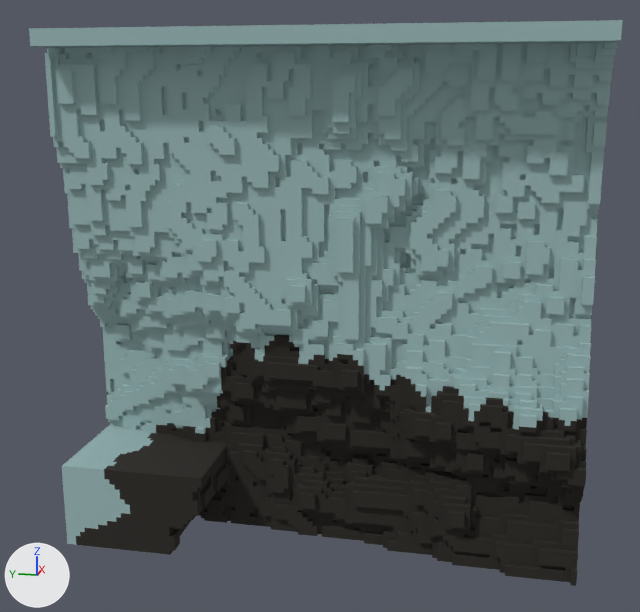
An edit to the OBJ model Assets/voxmod/Aether/TerrainPieces-21.obj, drawn before and after from the same camera.
One viewpoint serves both versions: a camera (50 mm lens) standing at (-200.4, -32.4, 89.8) and looking at (-6.5, 6.4, 41.3). Arrows for +X, +Y and +Z are at lower left; the lights stay in place. Where no turn or scale is listed for an object, it has been applied to the vertices. Vertices at the same position are counted once.

In view in the first picture: 'TerrainPieces-21'.
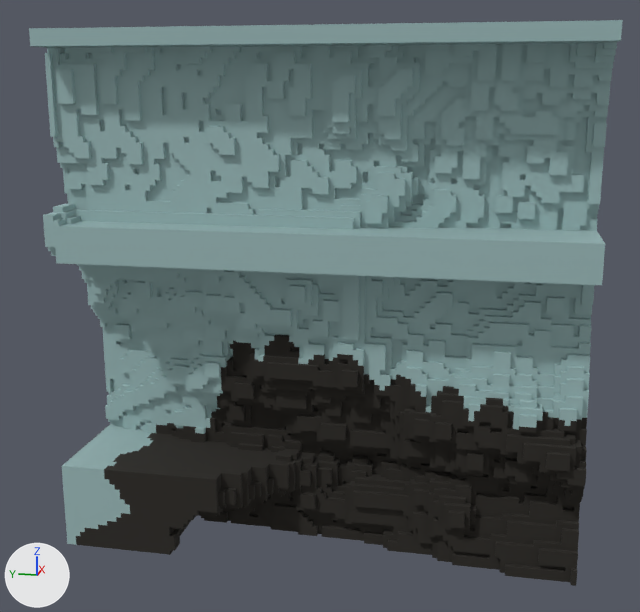
Pixel boxes [x1, y1, x2, y2] of what changed, in the pictures (640 x 612 px; the box of a moved part takes in the faces that stretch with it):
part 1 of me_terrainpieces_21, cut back: before [67, 184, 598, 339]; after [43, 184, 605, 340]
part 2 of me_terrainpieces_21, moved or reshaped: before [104, 442, 349, 519]; after [104, 443, 347, 524]

The change in detail:
me_terrainpieces_21 is used by ob_terrainpieces_21; location (0.0, 0.0, 0.0).
me_terrainpieces_21 had 6853 vertices, 13656 faces and spanned x -50.0..44.0, y -50.0..50.0, z 0.0..100.0.
me_terrainpieces_21 now has 6453 vertices, 12838 faces and spans x -50.0..44.0, y -50.0..50.0, z 0.0..100.0.
me_terrainpieces_21 part 1: 10 vertices moved from x -42.0..-37.0, y -13.0..49.0, z 58.0..66.0 to x -50.0..-39.0, y -13.0..49.0, z 58.0..66.0; 542 vertices removed from x -43.0..-33.0, y -50.0..50.0, z 53.0..71.0; 112 vertices added at x -50.0..-36.0, y -50.0..50.0, z 53.0..68.0.
me_terrainpieces_21 part 2: 14 vertices moved from x -43.0..-33.0, y 0.0..23.0, z 9.0..17.0 to x -49.0..-35.0, y -2.0..23.0, z 9.0..17.0; 152 vertices removed from x -50.0..-32.0, y -4.0..23.0, z 7.0..17.0; 182 vertices added at x -50.0..-32.0, y -3.0..24.0, z 6.0..18.0.
